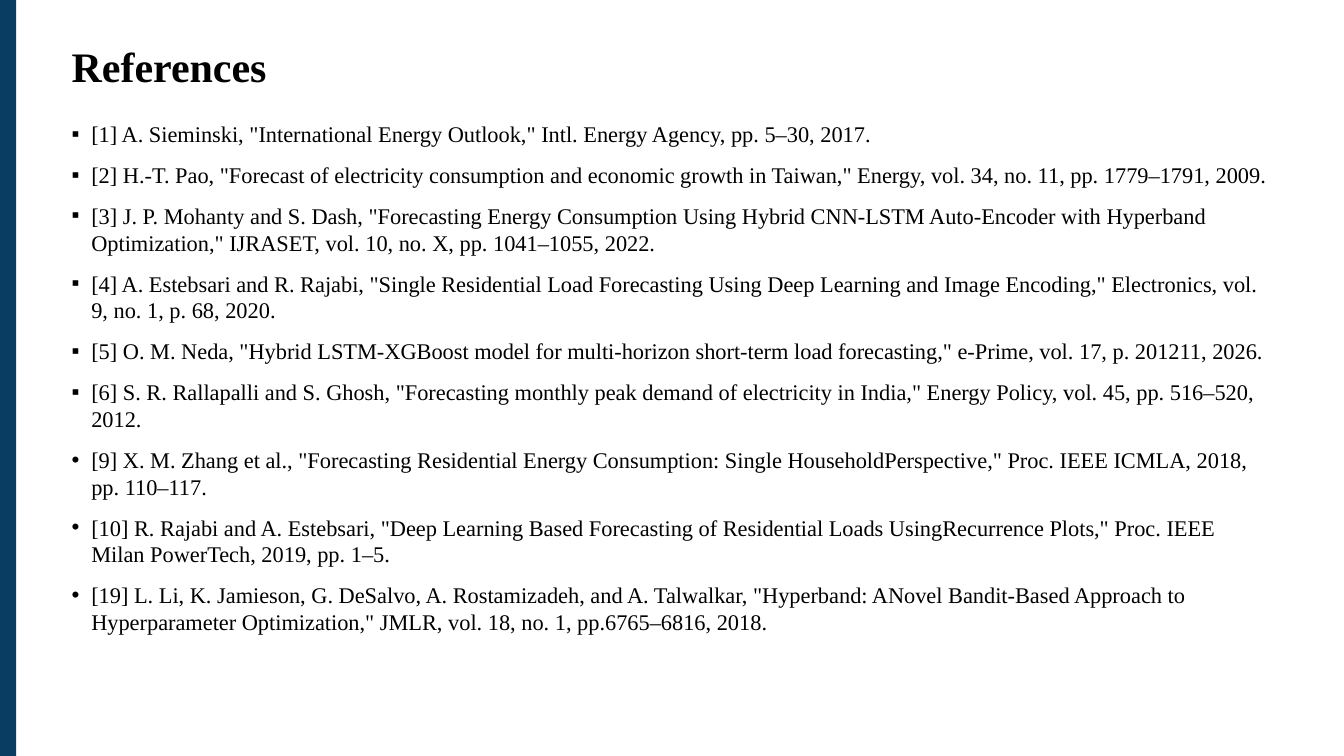
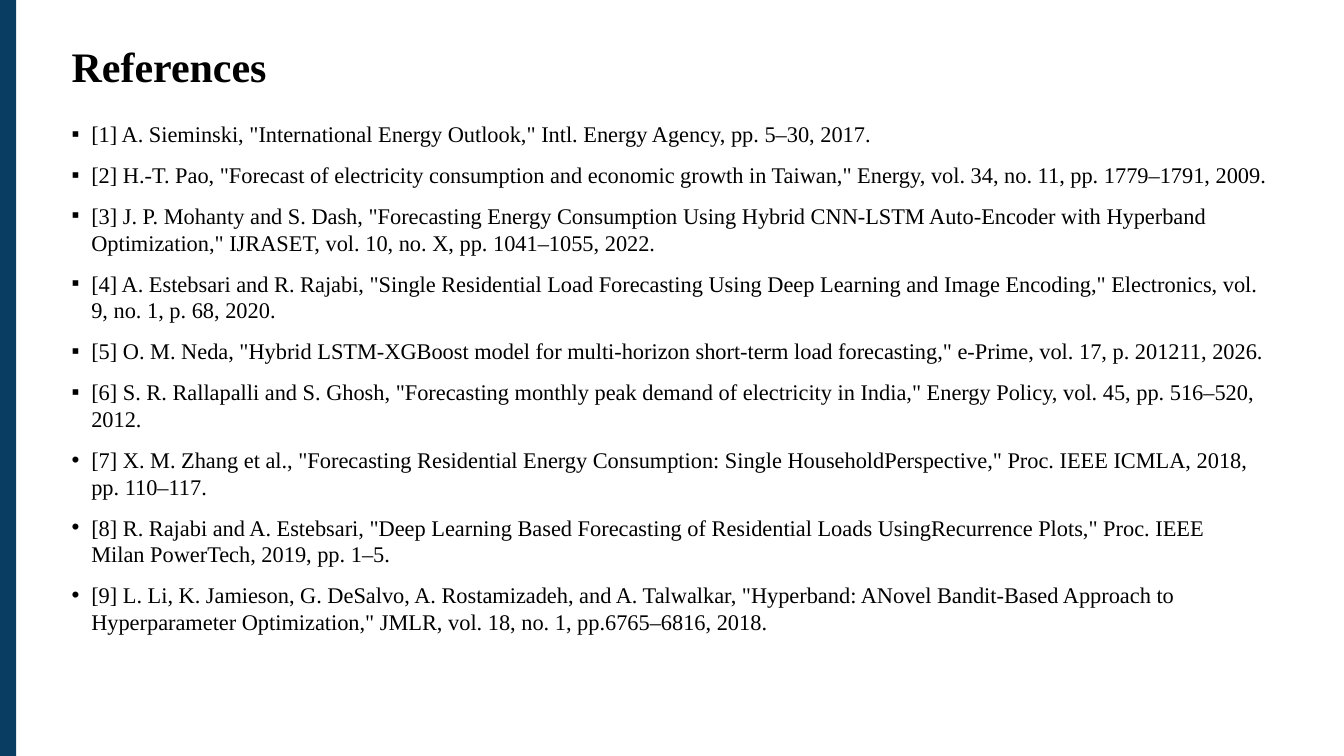
Before and after one commit to Soumit2k05/MP-1-7th-Sem-Soumit-Subhasish-Roshan-Rajaram, a slide deck: slide 15 of ppts/Advanced_Electric_Load_Demand_Forecasting_Using_AI 3 (1).pptx. Drawn at 1344x756 pixels with LibreOffice and Linux fonts; fonts in the diff are those of the drawing. Boxes give left, top, right and bottom in pixels: in the first picture for what was removed or moved away, otherwise in the second. Text is boxed around its words. In the diff, an @@ line names an element or a change of style, - is before the commit and + after.

```diff
--- a/ppts/Advanced_Electric_Load_Demand_Forecasting_Using_AI 3 (1).pptx
+++ b/ppts/Advanced_Electric_Load_Demand_Forecasting_Using_AI 3 (1).pptx
@@ text at [91, 452, 1247, 635]: text changed @@
-• [9] X. M. Zhang et al., "Forecasting Residential Energy Consumption: Single HouseholdPerspective," Proc. IEEE ICMLA, 2018, pp. 110–117.
-• [10] R. Rajabi and A. Estebsari, "Deep Learning Based Forecasting of Residential Loads UsingRecurrence Plots," Proc. IEEE Milan PowerTech, 2019, pp. 1–5.
-• [19] L. Li, K. Jamieson, G. DeSalvo, A. Rostamizadeh, and A. Talwalkar, "Hyperband: ANovel Bandit-Based Approach to Hyperparameter Optimization," JMLR, vol. 18, no. 1, pp.6765–6816, 2018.
+• [7] X. M. Zhang et al., "Forecasting Residential Energy Consumption: Single HouseholdPerspective," Proc. IEEE ICMLA, 2018, pp. 110–117.
+• [8] R. Rajabi and A. Estebsari, "Deep Learning Based Forecasting of Residential Loads UsingRecurrence Plots," Proc. IEEE Milan PowerTech, 2019, pp. 1–5.
+• [9] L. Li, K. Jamieson, G. DeSalvo, A. Rostamizadeh, and A. Talwalkar, "Hyperband: ANovel Bandit-Based Approach to Hyperparameter Optimization," JMLR, vol. 18, no. 1, pp.6765–6816, 2018.
```
Also in this commit, not shown: 4 other slides changed.
